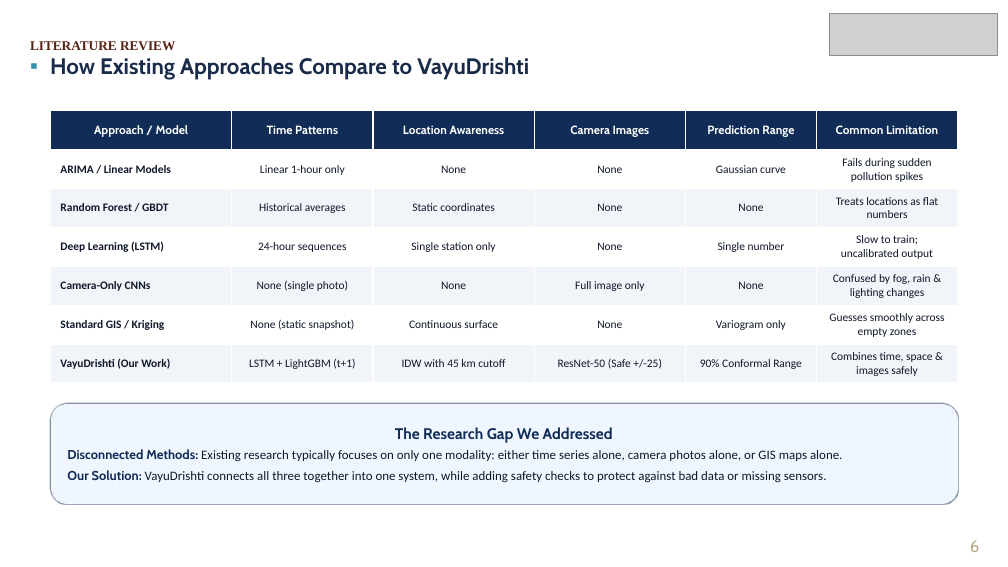
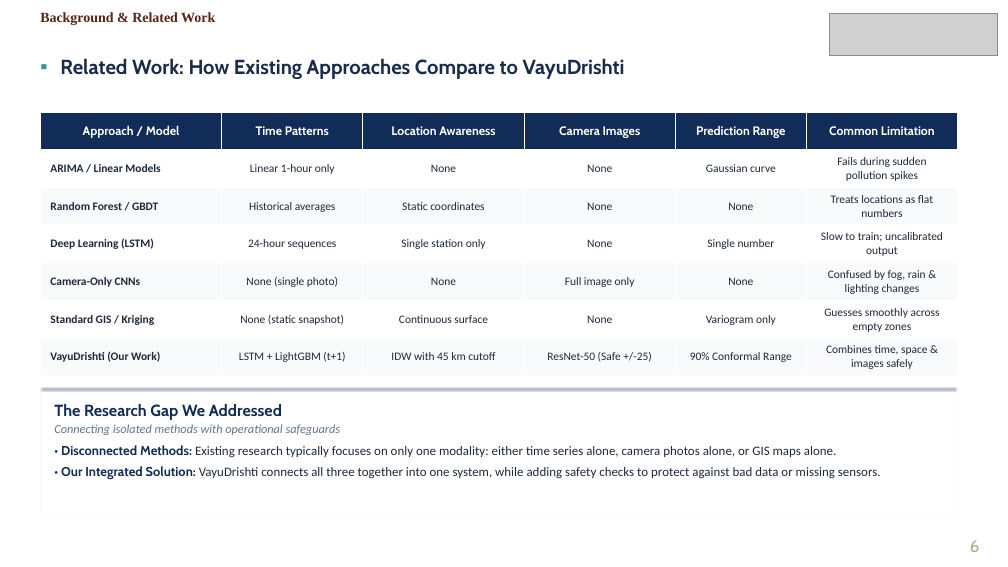
Before and after one commit to Rushyasree/Multimodal_airquality_prediction, a slide deck: slide 6 of docs/VayuDrishti_Final_Review_Simple_Language.pptx. Drawn at 1008x567 pixels with LibreOffice and Linux fonts; fonts in the diff are those of the drawing; grey boxes stand for pictures; background and template pictures are left out. Boxes give left, top, right and bottom in pixels: in the first picture for what was removed or moved away, otherwise in the second. Text is boxed around its words. In the diff, an @@ line names an element or a change of style, - is before the commit and + after.

Commit message:
Refactor presentation layout to executive university standard: eliminate amateur shapes, refine typography, align cards, and verify all 16 slides

```diff
--- a/docs/VayuDrishti_Final_Review_Simple_Language.pptx
+++ b/docs/VayuDrishti_Final_Review_Simple_Language.pptx
@@ text at (x1=40, y1=12, x2=215, y2=25): text changed; size 9.5 to 10 pt @@
-LITERATURE REVIEW
+Background & Related Work
@@ text "Background & Related Work" at (x1=40, y1=12, x2=215, y2=25): vertical alignment middle to top @@
@@ text at (x1=60, y1=58, x2=625, y2=79): text changed; size 16 to 14.5 pt @@
-▪ How Existing Approaches Compare to VayuDrishti
+▪ Related Work: How Existing Approaches Compare to VayuDrishti
@@ table at (x1=40, y1=113, x2=958, y2=373) @@
@@ fill #F1F5F9 to #F8FAFC in 18 cells @@
@@ size 8.5 to 8.8 pt in "Approach / Model", "Time Patterns", "Location Awareness", "Camera Images" and 2 more places @@
@@ text colour #0F172A to #1E293B in "ARIMA / Linear Models", "Linear 1-hour only", "None", "None" and 32 more places @@
@@ table resized from (x1=50, y1=111, x2=958, y2=383) to (x1=40, y1=113, x2=958, y2=373) @@
@@ rectangle "The Research Gap We Addressed" resized from (x1=50, y1=403, x2=958, y2=504) to (x1=40, y1=388, x2=958, y2=514) @@
@@ rectangle "The Research Gap We Addressed" at (x1=40, y1=388, x2=958, y2=514): vertical alignment middle to top; rounded rectangle to rectangle; fill #EFF6FF to #FFFFFF; outline #102C57 1 pt to #E2E8F0 1 pt @@
@@ rectangle added at (x1=40, y1=388, x2=958, y2=392), fill #102C57 @@
@@ text in rectangle at (x1=54, y1=404, x2=282, y2=420): size 11 to 11.5 pt in "The Research Gap We Addressed"; alignment centre to left; less space between paragraphs @@
@@ text in rectangle at (x1=54, y1=424, x2=881, y2=480): text changed; text colour #0F172A to #1E293B @@
-Disconnected Methods: Existing research typically focuses on only one modality: either time series alone, camera photos alone, or GIS maps alone.
-Our Solution: VayuDrishti connects all three together into one system, while adding safety checks to protect against bad data or missing sensors.
+Connecting isolated methods with operational safeguards
+• Disconnected Methods: Existing research typically focuses on only one modality: either time series alone, camera photos alone, or GIS maps alone.
+• Our Integrated Solution: VayuDrishti connects all three together into one system, while adding safety checks to protect against bad data or missing sensors.
```
Also in this commit, not shown: 15 other slides changed, 36 other files.
